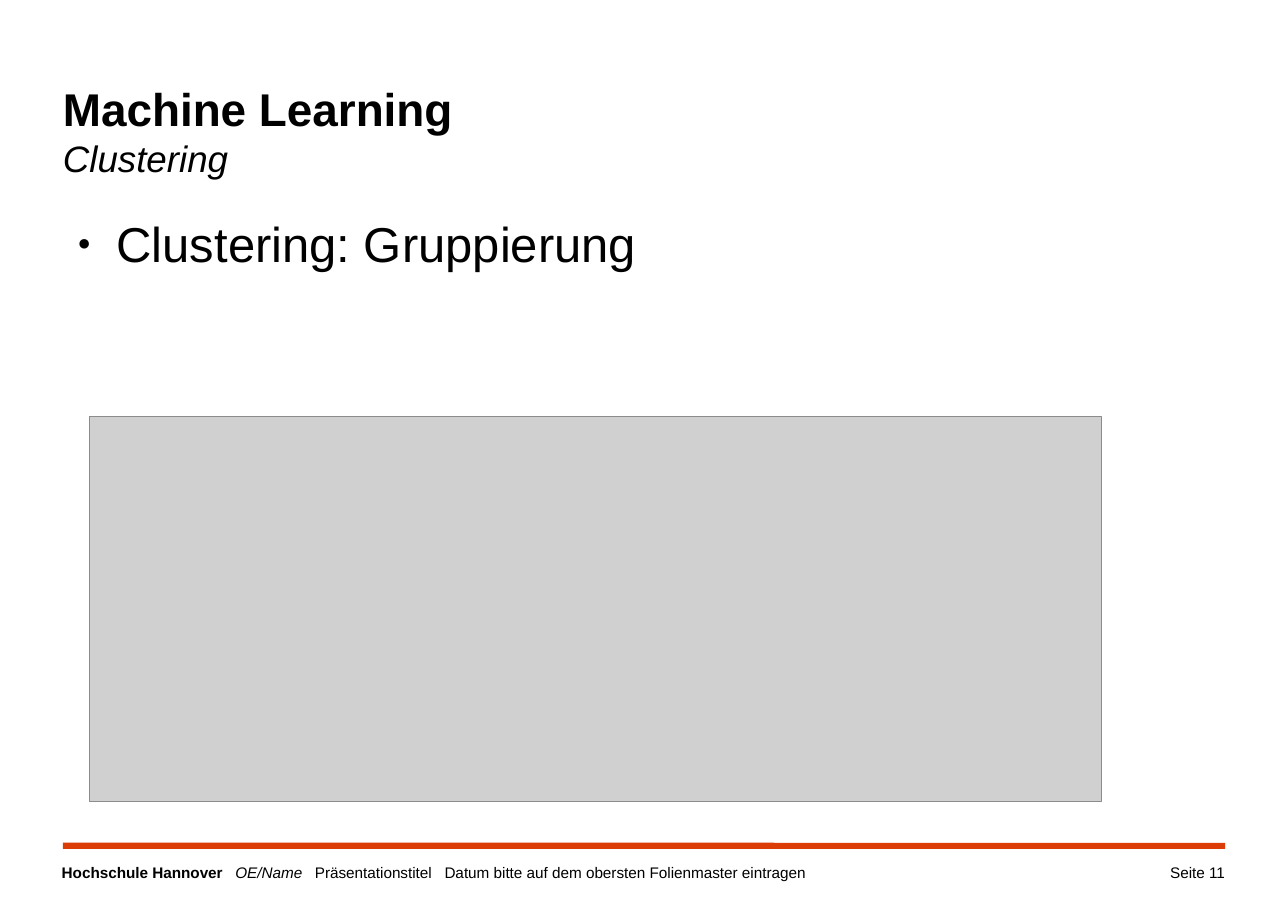
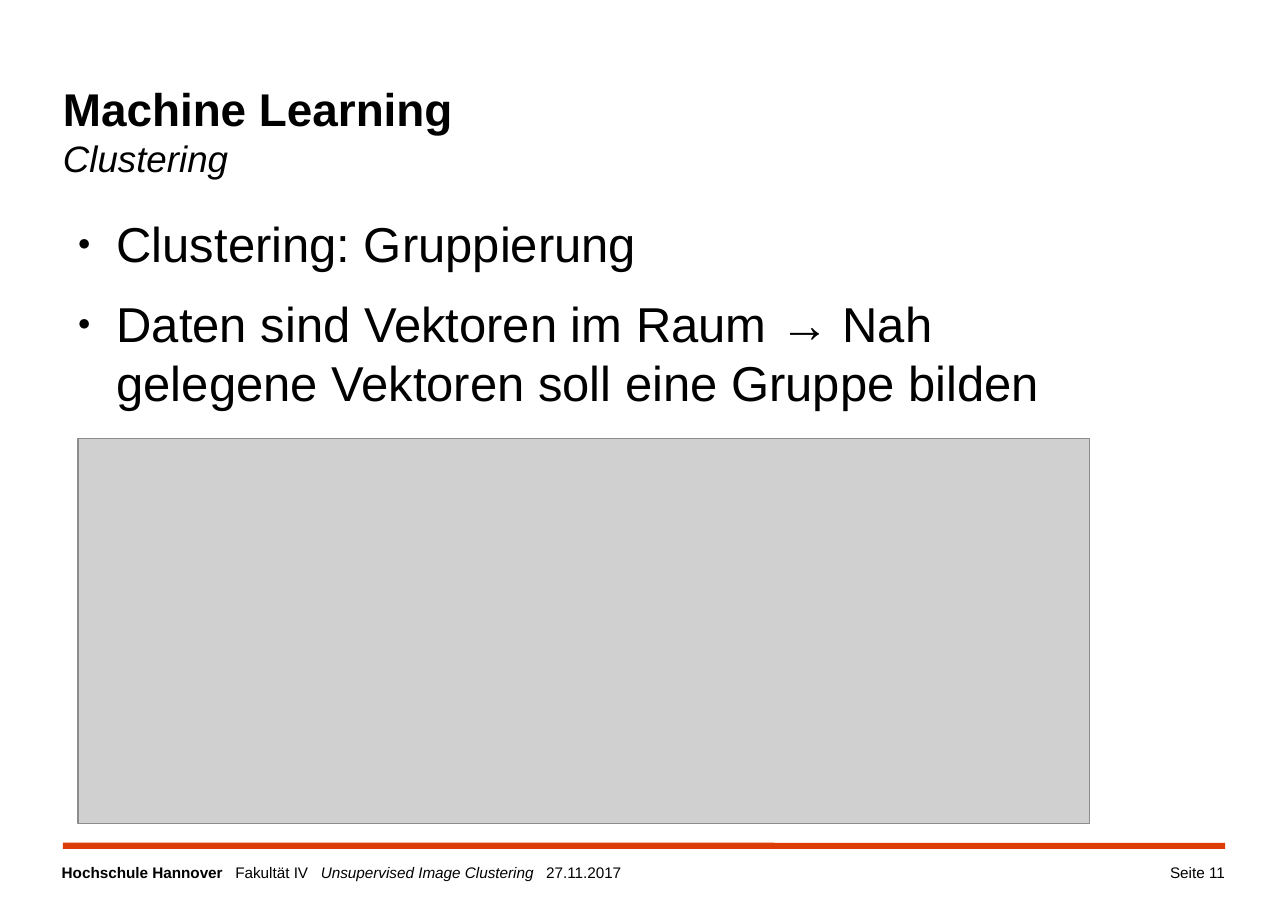
Before and after one commit to a-cl/ma-thesis, a slide deck: slide 11 of kolloquim.pptx. Drawn at 1288x911 pixels with LibreOffice and Linux fonts; fonts in the diff are those of the drawing; grey boxes stand for pictures; background and template pictures are left out. Boxes give left, top, right and bottom in pixels: in the first picture for what was removed or moved away, otherwise in the second. Text is boxed around its words. In the diff, an @@ line names an element or a change of style, - is before the commit and + after.

```diff
--- a/kolloquim.pptx
+++ b/kolloquim.pptx
@@ text at [117, 306, 1039, 411]: paragraph added @@
+● Daten sind Vektoren im Raum → Nah gelegene Vektoren soll eine Gruppe bilden
@@ picture: place and size @@
-picture at [89, 416, 1102, 802]
+picture at [78, 439, 1091, 824]
@@ text at [62, 867, 621, 882]: text changed @@
-Hochschule Hannover OE/Name Präsentationstitel Datum bitte auf dem obersten Folienmaster eintragen
+Hochschule Hannover Fakultät IV Unsupervised Image Clustering 27.11.2017
```
Also in this commit, not shown: 21 other slides changed, 4 slides added, 3 slides removed.
